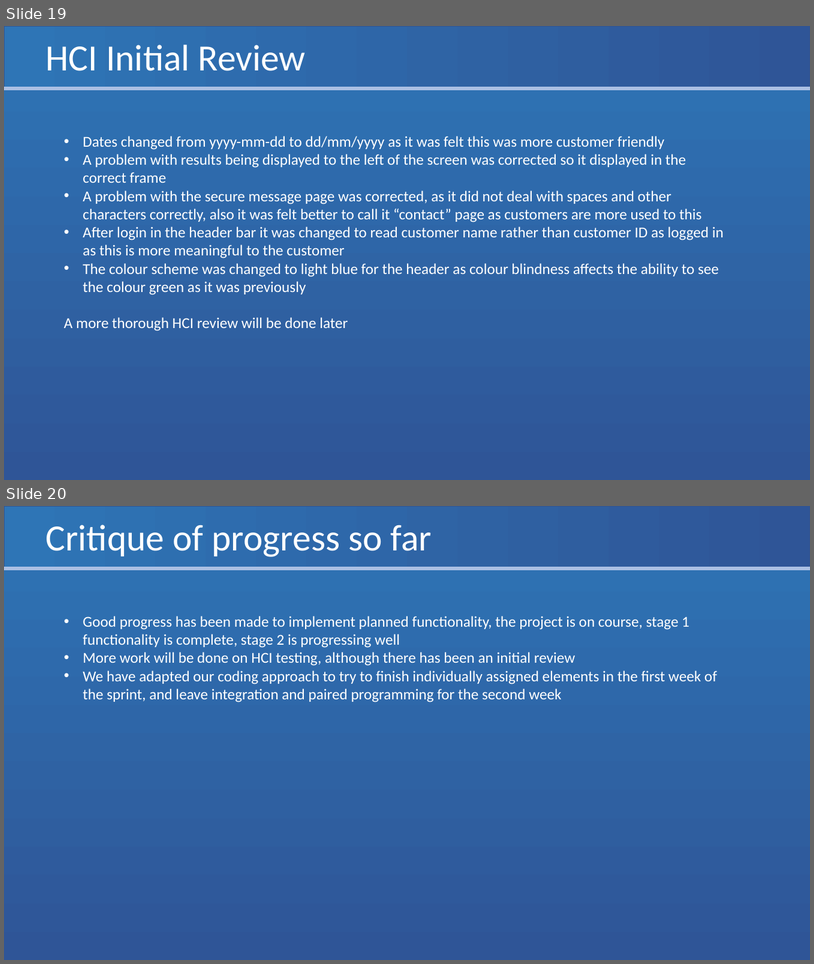
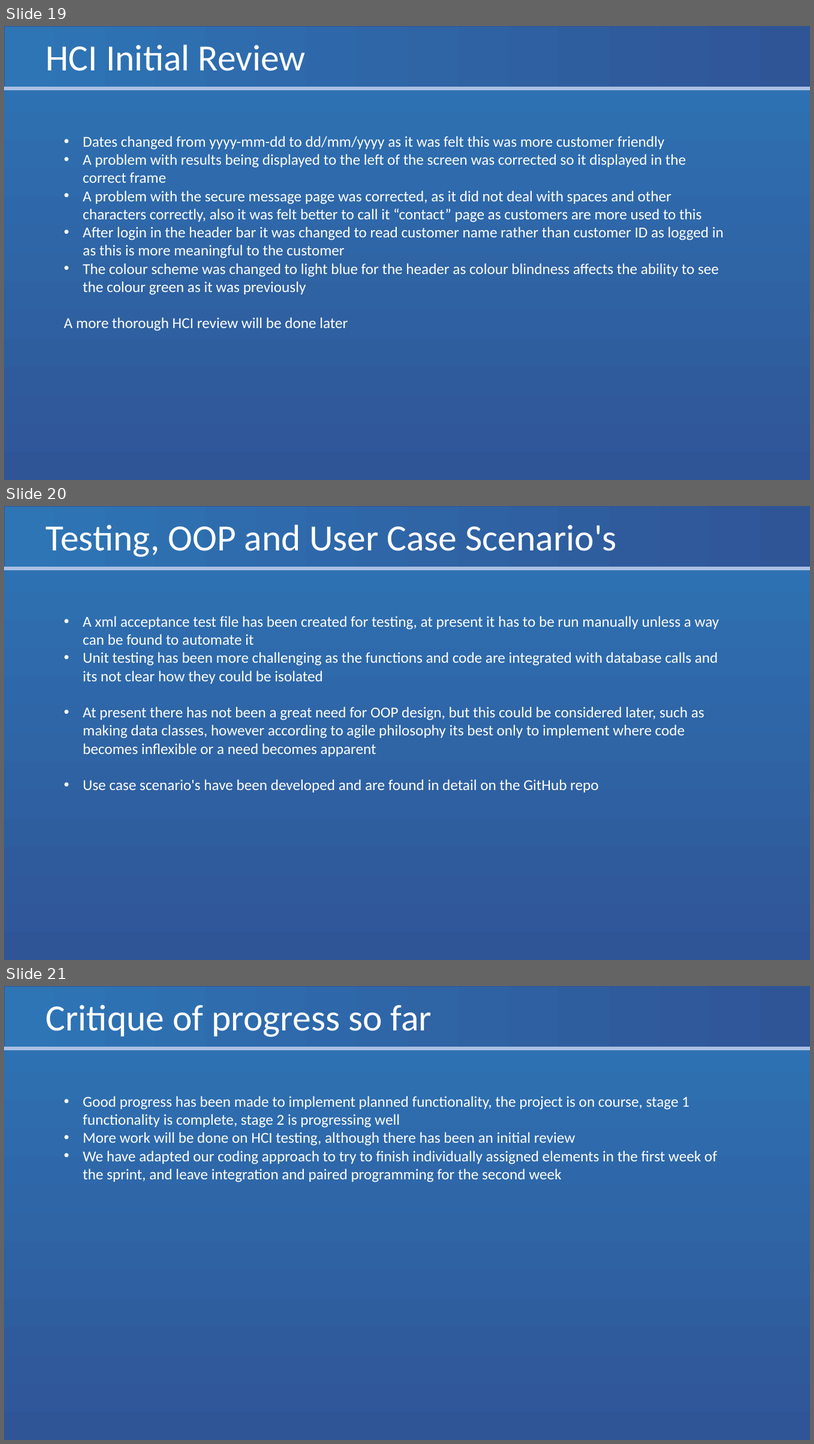
Before and after one commit to Eyo123/ISAD251REF, a slide deck: Documents/Presentations/PRCO204 Group Presentation 2.pptx. Shown one above the other, each under a label of ours: slides 19 and 20 before the commit, slides 19, 20 and 21 after it. The pictures are 814x964 and 814x1444 pixels, drawn with LibreOffice and Linux fonts; fonts in the diff are those of the drawing. Boxes give left, top, right and bottom in pixels: in the first picture for what was removed or moved away, otherwise in the second. Text is boxed around its words. In the diff, an @@ line names an element or a change of style, - is before the commit and + after.

```diff
--- a/Documents/Presentations/PRCO204 Group Presentation 2.pptx
+++ b/Documents/Presentations/PRCO204 Group Presentation 2.pptx
@@ slide 20 added at (x1=4, y1=506, x2=810, y2=960), background gradient #2E75B6 to #2F5597; not listed: 2 template elements that a slide beside it also shows @@
@@ title added at (x1=46, y1=525, x2=617, y2=557), 44 pt, text #FFFFFF @@
+Testing, OOP and User Case Scenario's
@@ text added at (x1=83, y1=616, x2=720, y2=792), 18 pt, text #FFFFFF @@
+• A xml acceptance test file has been created for testing, at present it has to be run manually unless a way can be found to automate it
+• Unit testing has been more challenging as the functions and code are integrated with database calls and its not clear how they could be isolated
+• At present there has not been a great need for OOP design, but this could be considered later, such as making data classes, however according to agile philosophy its best only to implement where code becomes inflexible or a need becomes apparent
+• Use case scenario's have been developed and are found in detail on the GitHub repo
@@ what was slide 20 is now slide 21 @@
```
